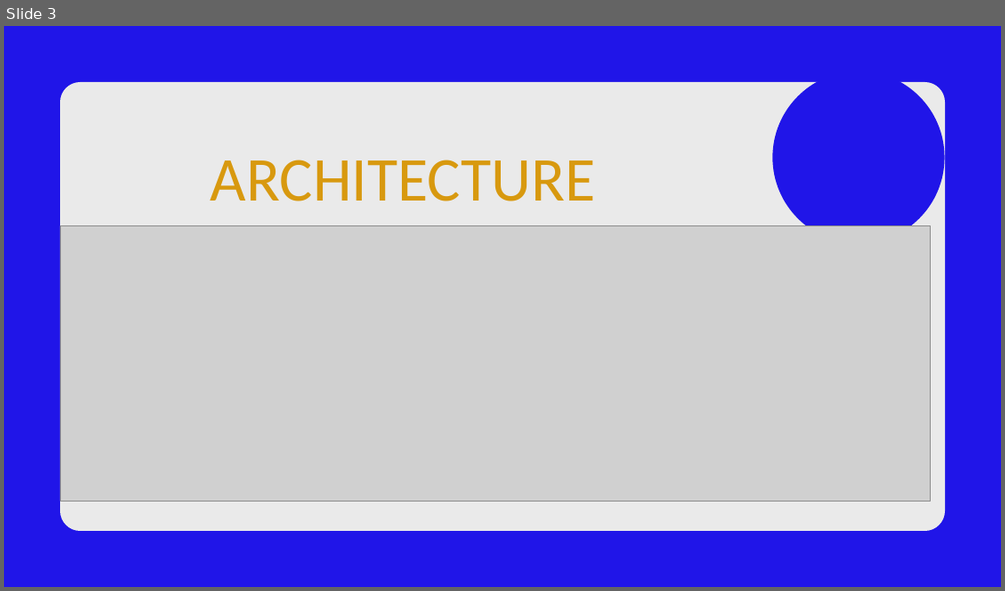
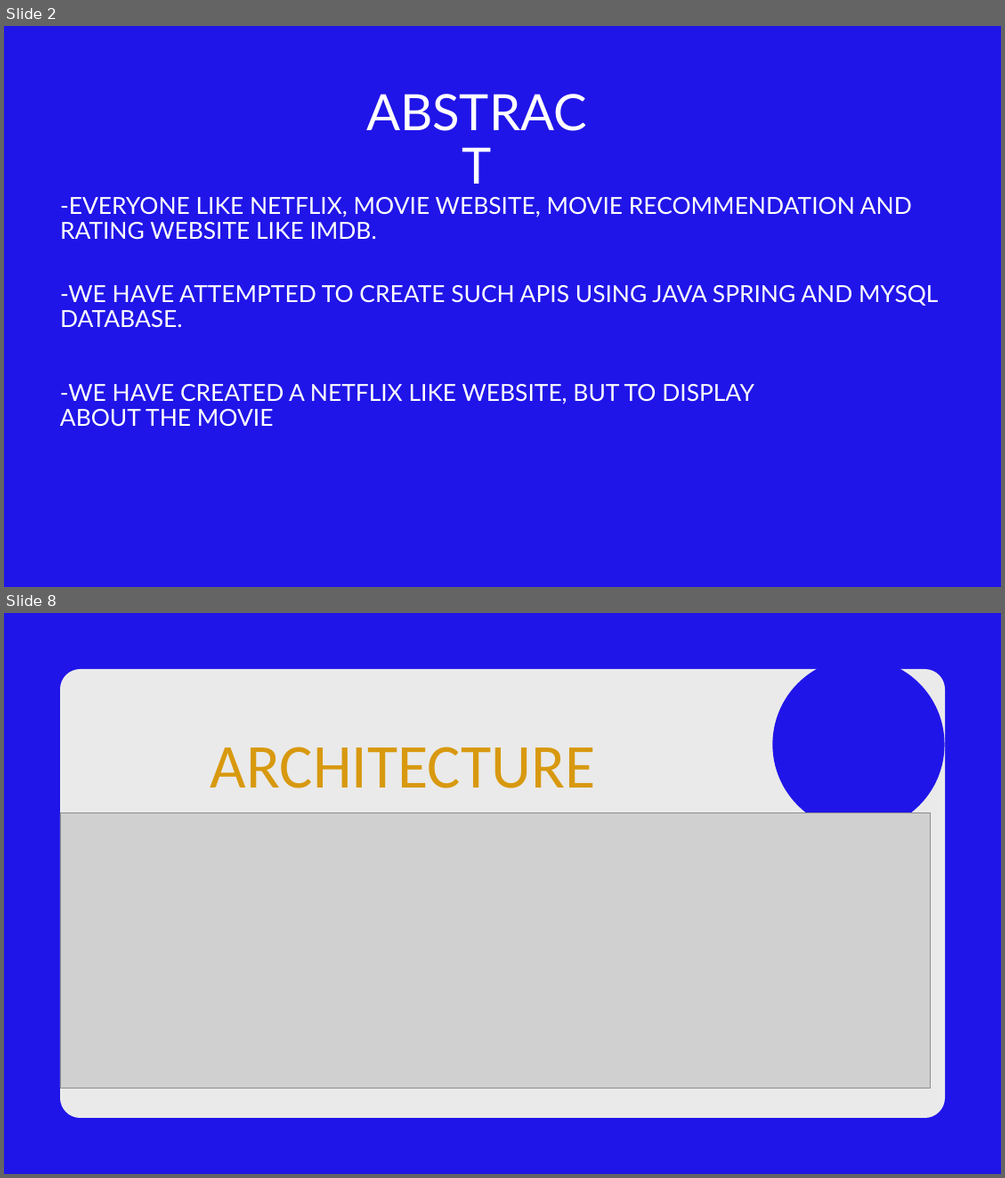
Before and after one commit to bhattaraijay05/msql-spring-react, a slide deck: java project.pptx. Shown one above the other, each under a label of ours: slide 3 before the commit, slides 2 and 8 after it; the slides between them are not shown. The pictures are 1005x591 and 1005x1178 pixels, drawn with LibreOffice and Linux fonts; fonts in the diff are those of the drawing; grey boxes stand for pictures; background and template pictures are left out. Boxes give left, top, right and bottom in pixels: in the first picture for what was removed or moved away, otherwise in the second. Text is boxed around its words. In the diff, an @@ line names an element or a change of style, - is before the commit and + after.

```diff
--- a/java project.pptx
+++ b/java project.pptx
@@ slide 2 added at bbox=[4, 26, 1001, 587], background #2015E8 @@
@@ text added at bbox=[356, 87, 597, 142], 72.3 pt, text #FFFFFF @@
+ABSTRACT
@@ text added at bbox=[60, 197, 912, 240], 33.9 pt, text #FFFFFF @@
+-EVERYONE LIKE NETFLIX, MOVIE WEBSITE, MOVIE RECOMMENDATION AND RATING WEBSITE LIKE IMDB.
@@ text added at bbox=[60, 285, 938, 328], 33.9 pt, text #FFFFFF @@
+-WE HAVE ATTEMPTED TO CREATE SUCH APIS USING JAVA SPRING AND MYSQL DATABASE.
@@ text added at bbox=[60, 384, 754, 426], 33.9 pt, text #FFFFFF @@
+-WE HAVE CREATED A NETFLIX LIKE WEBSITE, BUT TO DISPLAY ABOUT THE MOVIE
@@ what was slide 3 is now slide 8 @@
```
Also in this commit, not shown: 4 slides changed, 5 other slides added, 3 slides removed, 6 other files.
